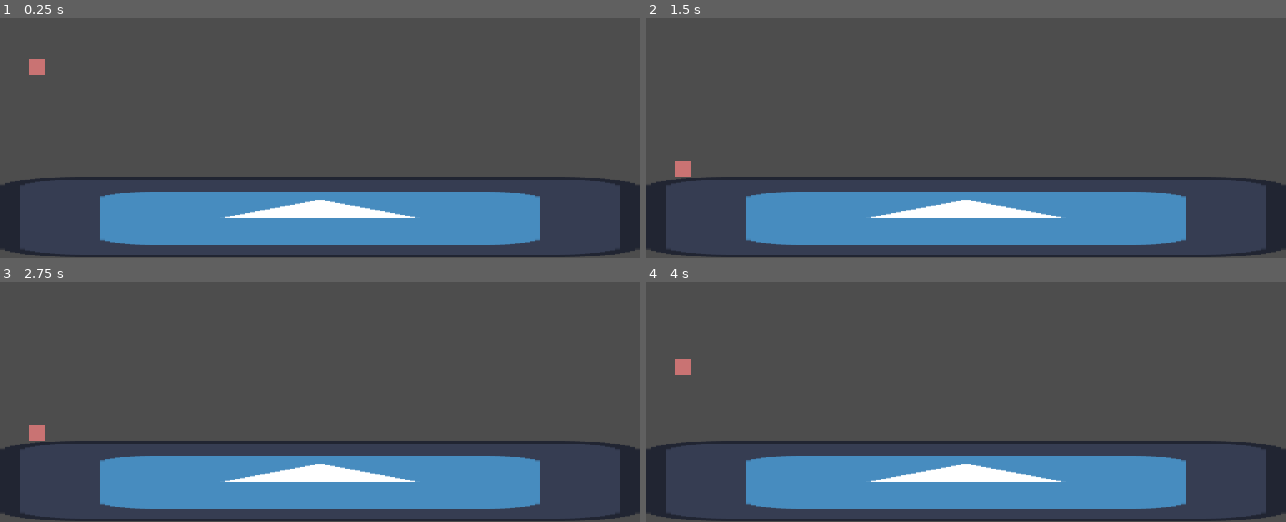
Above: before the commit, frames 1-4 (two rows, left to right).
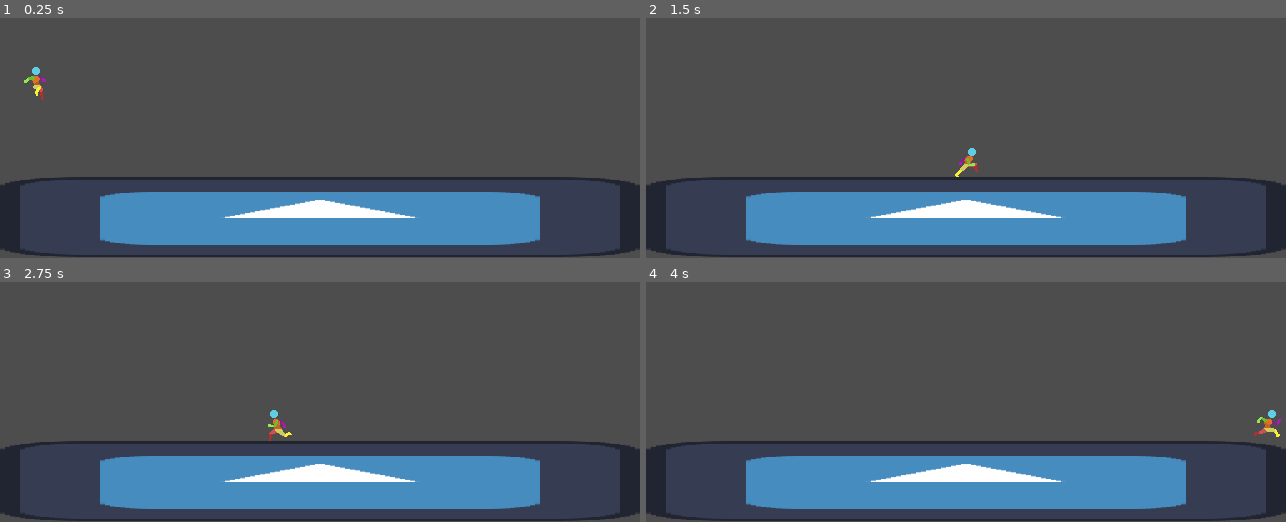
Above: after the commit, the same moments.

Repository: ben360xx/Outta-The-Box-Game-Jam
Game: Godot game, scene res://Scenes/main.tscn
Same seed, same stepped clock (60 frames per second), same inputs: the game is played once before the commit and once after it. The engine's default icon, where the game draws it, is replaced by a stand-in: a white triangle on a blue panel in a dark square.
Inputs (mouse positions are in pixels of both pictures, inside the frame that each line leads up to):
- Up to frame 1 (0.25 s): no input
- Up to frame 2 (1.5 s): tap Enter (ui_accept) at 0.5, 0.6, 0.77, 1.07, 1.35 s; move the mouse to (1106, 61) at 0.52 s; hold D (RIGHT) from 0.53 s (still down); click (1106, 61) at 0.67 s; move the mouse to (838, 97) at 1.27 s
- Up to frame 3 (2.75 s): tap Enter (ui_accept) at 1.52, 1.82, 2.1 s; move the mouse to (outside the picture) at 2.02 s; release D (RIGHT) at 2.03 s; hold A (LEFT) from 2.03 s (still down)
- Up to frame 4 (4 s): move the mouse to (934, 414) at 2.77 s; release A (LEFT) at 2.78 s; hold D (RIGHT) from 2.78 s (still down); tap Enter (ui_accept) at 2.85, 3.02, 3.32, 3.6, 3.77 s; click (934, 414) at 2.92 s; move the mouse to (1158, 397) at 3.52 s

The runs differ from the first frame. In frame 1, 0.3% of the frame differs, in the area x 3-8%, y 17-35%; in frame 2, 0.3%; in frame 3, 0.3%; in frame 4, 0.3%, in the area x 4-100%, y 32-65%.

Commit message:
PlayerImprovements
Added test guy
adjujstable gravity and things
Added scene switching

Note: bug with falling anim

Diff:
--- a/Scenes/Test.tscn
+++ b/Scenes/Test.tscn
@@ -3,90 +3,260 @@
 [ext_resource type="Texture2D" uid="uid://dgr2rrep0qv38" path="res://Assets/screen.png" id="1_ko2s7"]
 [ext_resource type="Texture2D" uid="uid://bi50apbotjkam" path="res://icon.svg" id="2_0dy5s"]
 [ext_resource type="Script" uid="uid://bllnwxyqo3hhy" path="res://Scripts/player.gd" id="3_efk68"]
-[ext_resource type="Texture2D" uid="uid://bajd1n6dro6se" path="res://Assets/Player.png" id="3_f2nln"]
+[ext_resource type="Texture2D" uid="uid://buvxdf8lwv31p" path="res://Assets/Player/Idle/Player Idle 48x48.png" id="4_mma61"]
+[ext_resource type="Texture2D" uid="uid://5m4yiiy1x5b7" path="res://Assets/Player/Jump/player jump 48x48.png" id="5_ki7sg"]
+[ext_resource type="Texture2D" uid="uid://brl5stnx8wkmk" path="res://Assets/Player/Run/player run 48x48.png" id="6_rxb08"]
+[ext_resource type="Texture2D" uid="uid://hpvyj85lm6kv" path="res://Assets/Player/Wall Slide/player wall slide 48x48.png" id="7_ki7sg"]
+[ext_resource type="Texture2D" uid="uid://ca8van7s36rjs" path="res://Assets/Player/Walk/PlayerWalk 48x48.png" id="7_kq4yt"]
 
 [sub_resource type="RectangleShape2D" id="RectangleShape2D_efk68"]
 size = Vector2(128.00003, 129.60002)
 
-[sub_resource type="AtlasTexture" id="AtlasTexture_06fis"]
-atlas = ExtResource("3_f2nln")
-region = Rect2(0, 0, 16, 16)
-
-[sub_resource type="AtlasTexture" id="AtlasTexture_mma61"]
-atlas = ExtResource("3_f2nln")
-region = Rect2(64, 0, 16, 16)
+[sub_resource type="RectangleShape2D" id="RectangleShape2D_3la1u"]
+size = Vector2(10, 24)
+
+[sub_resource type="AtlasTexture" id="AtlasTexture_kq4yt"]
+atlas = ExtResource("5_ki7sg")
+region = Rect2(48, 0, 48, 48)
 
 [sub_resource type="AtlasTexture" id="AtlasTexture_ki7sg"]
-atlas = ExtResource("3_f2nln")
-region = Rect2(80, 0, 16, 16)
+atlas = ExtResource("5_ki7sg")
+region = Rect2(96, 0, 48, 48)
+
+[sub_resource type="AtlasTexture" id="AtlasTexture_rarx8"]
+atlas = ExtResource("4_mma61")
+region = Rect2(0, 0, 48, 48)
+
+[sub_resource type="AtlasTexture" id="AtlasTexture_wjxug"]
+atlas = ExtResource("4_mma61")
+region = Rect2(48, 0, 48, 48)
+
+[sub_resource type="AtlasTexture" id="AtlasTexture_8d4ee"]
+atlas = ExtResource("4_mma61")
+region = Rect2(96, 0, 48, 48)
+
+[sub_resource type="AtlasTexture" id="AtlasTexture_3la1u"]
+atlas = ExtResource("4_mma61")
+region = Rect2(144, 0, 48, 48)
+
+[sub_resource type="AtlasTexture" id="AtlasTexture_c5xim"]
+atlas = ExtResource("4_mma61")
+region = Rect2(192, 0, 48, 48)
+
+[sub_resource type="AtlasTexture" id="AtlasTexture_b07cf"]
+atlas = ExtResource("4_mma61")
+region = Rect2(240, 0, 48, 48)
+
+[sub_resource type="AtlasTexture" id="AtlasTexture_x8mav"]
+atlas = ExtResource("4_mma61")
+region = Rect2(288, 0, 48, 48)
+
+[sub_resource type="AtlasTexture" id="AtlasTexture_07y4a"]
+atlas = ExtResource("4_mma61")
+region = Rect2(336, 0, 48, 48)
+
+[sub_resource type="AtlasTexture" id="AtlasTexture_65pw5"]
+atlas = ExtResource("4_mma61")
+region = Rect2(384, 0, 48, 48)
+
+[sub_resource type="AtlasTexture" id="AtlasTexture_vipjb"]
+atlas = ExtResource("4_mma61")
+region = Rect2(432, 0, 48, 48)
+
+[sub_resource type="AtlasTexture" id="AtlasTexture_tww1q"]
+atlas = ExtResource("5_ki7sg")
+region = Rect2(0, 0, 48, 48)
+
+[sub_resource type="AtlasTexture" id="AtlasTexture_50rxc"]
+atlas = ExtResource("6_rxb08")
+region = Rect2(0, 0, 48, 48)
+
+[sub_resource type="AtlasTexture" id="AtlasTexture_8vvoa"]
+atlas = ExtResource("6_rxb08")
+region = Rect2(48, 0, 48, 48)
+
+[sub_resource type="AtlasTexture" id="AtlasTexture_y1m18"]
+atlas = ExtResource("6_rxb08")
+region = Rect2(96, 0, 48, 48)
+
+[sub_resource type="AtlasTexture" id="AtlasTexture_ts1ib"]
+atlas = ExtResource("6_rxb08")
+region = Rect2(144, 0, 48, 48)
+
+[sub_resource type="AtlasTexture" id="AtlasTexture_khqq2"]
+atlas = ExtResource("6_rxb08")
+region = Rect2(192, 0, 48, 48)
+
+[sub_resource type="AtlasTexture" id="AtlasTexture_6lcwc"]
+atlas = ExtResource("6_rxb08")
+region = Rect2(240, 0, 48, 48)
+
+[sub_resource type="AtlasTexture" id="AtlasTexture_fc4x2"]
+atlas = ExtResource("6_rxb08")
+region = Rect2(288, 0, 48, 48)
+
+[sub_resource type="AtlasTexture" id="AtlasTexture_r3dg4"]
+atlas = ExtResource("6_rxb08")
+region = Rect2(336, 0, 48, 48)
 
 [sub_resource type="AtlasTexture" id="AtlasTexture_rxb08"]
-atlas = ExtResource("3_f2nln")
-region = Rect2(32, 0, 16, 16)
-
-[sub_resource type="AtlasTexture" id="AtlasTexture_kq4yt"]
-atlas = ExtResource("3_f2nln")
-region = Rect2(48, 0, 16, 16)
-
-[sub_resource type="AtlasTexture" id="AtlasTexture_rarx8"]
-atlas = ExtResource("3_f2nln")
-region = Rect2(0, 0, 16, 16)
-
-[sub_resource type="AtlasTexture" id="AtlasTexture_wjxug"]
-atlas = ExtResource("3_f2nln")
-region = Rect2(16, 0, 16, 16)
-
-[sub_resource type="SpriteFrames" id="SpriteFrames_8d4ee"]
+atlas = ExtResource("7_ki7sg")
+region = Rect2(0, 0, 48, 48)
+
+[sub_resource type="AtlasTexture" id="AtlasTexture_k2w6b"]
+atlas = ExtResource("7_kq4yt")
+region = Rect2(0, 0, 48, 48)
+
+[sub_resource type="AtlasTexture" id="AtlasTexture_oqyyu"]
+atlas = ExtResource("7_kq4yt")
+region = Rect2(48, 0, 48, 48)
+
+[sub_resource type="AtlasTexture" id="AtlasTexture_5nfnx"]
+atlas = ExtResource("7_kq4yt")
+region = Rect2(96, 0, 48, 48)
+
+[sub_resource type="AtlasTexture" id="AtlasTexture_j3nt6"]
+atlas = ExtResource("7_kq4yt")
+region = Rect2(144, 0, 48, 48)
+
+[sub_resource type="AtlasTexture" id="AtlasTexture_l5fjl"]
+atlas = ExtResource("7_kq4yt")
+region = Rect2(192, 0, 48, 48)
+
+[sub_resource type="AtlasTexture" id="AtlasTexture_txpnq"]
+atlas = ExtResource("7_kq4yt")
+region = Rect2(240, 0, 48, 48)
+
+[sub_resource type="AtlasTexture" id="AtlasTexture_r6o88"]
+atlas = ExtResource("7_kq4yt")
+region = Rect2(288, 0, 48, 48)
+
+[sub_resource type="AtlasTexture" id="AtlasTexture_7m7p2"]
+atlas = ExtResource("7_kq4yt")
+region = Rect2(336, 0, 48, 48)
+
+[sub_resource type="SpriteFrames" id="SpriteFrames_wfd0u"]
 animations = [{
 "frames": [{
 "duration": 1.0,
-"texture": SubResource("AtlasTexture_06fis")
-}],
-"loop": true,
-"name": &"Def",
+"texture": SubResource("AtlasTexture_kq4yt")
+}, {
+"duration": 1.0,
+"texture": SubResource("AtlasTexture_ki7sg")
+}],
+"loop": false,
+"name": &"Fall",
+"speed": 15.0
+}, {
+"frames": [{
+"duration": 1.0,
+"texture": SubResource("AtlasTexture_rarx8")
+}, {
+"duration": 1.0,
+"texture": SubResource("AtlasTexture_wjxug")
+}, {
+"duration": 1.0,
+"texture": SubResource("AtlasTexture_8d4ee")
+}, {
+"duration": 1.0,
+"texture": SubResource("AtlasTexture_3la1u")
+}, {
+"duration": 1.0,
+"texture": SubResource("AtlasTexture_c5xim")
+}, {
+"duration": 1.0,
+"texture": SubResource("AtlasTexture_b07cf")
+}, {
+"duration": 1.0,
+"texture": SubResource("AtlasTexture_x8mav")
+}, {
+"duration": 1.0,
+"texture": SubResource("AtlasTexture_07y4a")
+}, {
+"duration": 1.0,
+"texture": SubResource("AtlasTexture_65pw5")
+}, {
+"duration": 1.0,
+"texture": SubResource("AtlasTexture_vipjb")
+}],
+"loop": true,
+"name": &"Idle",
 "speed": 5.0
 }, {
-"frames": [],
-"loop": true,
-"name": &"Extra",
+"frames": [{
+"duration": 1.0,
+"texture": SubResource("AtlasTexture_tww1q")
+}],
+"loop": true,
+"name": &"Jump",
+"speed": 10.0
+}, {
+"frames": [{
+"duration": 1.0,
+"texture": SubResource("AtlasTexture_50rxc")
+}, {
+"duration": 1.0,
+"texture": SubResource("AtlasTexture_8vvoa")
+}, {
+"duration": 1.0,
+"texture": SubResource("AtlasTexture_y1m18")
+}, {
+"duration": 1.0,
+"texture": SubResource("AtlasTexture_ts1ib")
+}, {
+"duration": 1.0,
+"texture": SubResource("AtlasTexture_khqq2")
+}, {
+"duration": 1.0,
+"texture": SubResource("AtlasTexture_6lcwc")
+}, {
+"duration": 1.0,
+"texture": SubResource("AtlasTexture_fc4x2")
+}, {
+"duration": 1.0,
+"texture": SubResource("AtlasTexture_r3dg4")
+}],
+"loop": true,
+"name": &"Run",
+"speed": 15.0
+}, {
+"frames": [{
+"duration": 1.0,
+"texture": SubResource("AtlasTexture_rxb08")
+}],
+"loop": true,
+"name": &"Slide",
 "speed": 5.0
 }, {
 "frames": [{
 "duration": 1.0,
-"texture": SubResource("AtlasTexture_mma61")
-}, {
-"duration": 1.0,
-"texture": SubResource("AtlasTexture_ki7sg")
-}],
-"loop": true,
-"name": &"Fall",
-"speed": 5.0
-}, {
-"frames": [{
-"duration": 1.0,
-"texture": SubResource("AtlasTexture_rxb08")
-}, {
-"duration": 1.0,
-"texture": SubResource("AtlasTexture_kq4yt")
-}],
-"loop": true,
-"name": &"Jump",
-"speed": 5.0
-}, {
-"frames": [{
-"duration": 1.0,
-"texture": SubResource("AtlasTexture_rarx8")
-}, {
-"duration": 1.0,
-"texture": SubResource("AtlasTexture_wjxug")
+"texture": SubResource("AtlasTexture_k2w6b")
+}, {
+"duration": 1.0,
+"texture": SubResource("AtlasTexture_oqyyu")
+}, {
+"duration": 1.0,
+"texture": SubResource("AtlasTexture_5nfnx")
+}, {
+"duration": 1.0,
+"texture": SubResource("AtlasTexture_j3nt6")
+}, {
+"duration": 1.0,
+"texture": SubResource("AtlasTexture_l5fjl")
+}, {
+"duration": 1.0,
+"texture": SubResource("AtlasTexture_txpnq")
+}, {
+"duration": 1.0,
+"texture": SubResource("AtlasTexture_r6o88")
+}, {
+"duration": 1.0,
+"texture": SubResource("AtlasTexture_7m7p2")
 }],
 "loop": true,
 "name": &"Walk",
-"speed": 5.0
+"speed": 10.0
 }]
-
-[sub_resource type="RectangleShape2D" id="RectangleShape2D_3la1u"]
-size = Vector2(16, 16)
 
 [node name="Test" type="Node2D" unique_id=434172438]
 texture_filter = 1
@@ -109,11 +279,15 @@
 
 [node name="Player" type="CharacterBody2D" parent="." unique_id=1900342139]
 position = Vector2(37, 140)
+up_direction = Vector2(0, 1)
 script = ExtResource("3_efk68")
-
-[node name="AnimatedSprite2D" type="AnimatedSprite2D" parent="Player" unique_id=2078064502]
-sprite_frames = SubResource("SpriteFrames_8d4ee")
-animation = &"Def"
+fallGraV = 1.6
 
 [node name="CollisionShape2D" type="CollisionShape2D" parent="Player" unique_id=633398064]
+position = Vector2(-1, 4)
 shape = SubResource("RectangleShape2D_3la1u")
+
+[node name="Animations" type="AnimatedSprite2D" parent="Player" unique_id=2044831416]
+sprite_frames = SubResource("SpriteFrames_wfd0u")
+animation = &"Fall"
+autoplay = "Idle"
--- a/Scenes/main.tscn
+++ b/Scenes/main.tscn
@@ -6,21 +6,15 @@
 [sub_resource type="GDScript" id="GDScript_3afsx"]
 script/source = "extends Node2D
 
-var ingame: bool = false
-var money: int = 0
 var current_scene: Node = null
-var Next_scene: String = \"\"
-
-
+var Next_scene: String = \"res://Scenes/Test.tscn\"
 
 @onready var anim_player: AnimationPlayer = $\"../ColorRect/AnimationPlayer\"
 
 
-
 func _unhandled_input(event: InputEvent) -> void:
 	if event.is_action_pressed(\"reset\"):
-		if ingame:
-			reset_scene()
+		reset_scene()
 
 
 func load_scene(scene_path: String) -> void:
--- a/Scripts/player.gd
+++ b/Scripts/player.gd
@@ -1,25 +1,49 @@
 extends CharacterBody2D
 
+@export var SPEED : float = 300.0
+@export var JUMP_VELOCITY : float = 400.0
+@export var jump :bool = true
+@export var fallGraV : float = 0.3
+@export var grav : float = 1
+var FinalGrav: float
 
-const SPEED = 300.0
-const JUMP_VELOCITY = -400.0
+@onready var anim: AnimatedSprite2D = $Animations
+
+func _ready() -> void:
+	up_direction = Vector2.UP
+
+func _physics_process(delta: float) -> void:
+
+	# Gravity
+	if not is_on_floor():
+		velocity += get_gravity() * delta * FinalGrav
+
+		if velocity.y > 0:
+			FinalGrav = fallGraV
+			anim.play("Fall")
+		else:
+			FinalGrav = grav
+			anim.play("Jump")
+	if velocity.x < 0:
+		anim.flip_h = true
+	else:
+		velocity.x > 0
+		anim.flip_h = false
+
+	if Input.is_action_just_pressed("UP") and is_on_floor() and jump:
+		velocity.y = -JUMP_VELOCITY
+		print("jump")
+
+	# Horizontal movement
+	var direction := Input.get_axis("LEFT", "RIGHT")
+	if direction:
+		velocity.x = direction * SPEED
+		if is_on_floor():
+			anim.play("Run")
+	else:
+		velocity.x = move_toward(velocity.x, 0, SPEED)
+		if is_on_floor():
+			anim.play("Idle")
 
 
-func _physics_process(delta: float) -> void:
-	# Add the gravity.
-	if not is_on_floor():
-		velocity += get_gravity() * delta
-
-	# Handle jump.
-	if Input.is_action_just_pressed("ui_accept") and is_on_floor():
-		velocity.y = JUMP_VELOCITY
-
-	# Get the input direction and handle the movement/deceleration.
-	# As good practice, you should replace UI actions with custom gameplay actions.
-	var direction := Input.get_axis("ui_left", "ui_right")
-	if direction:
-		velocity.x = direction * SPEED
-	else:
-		velocity.x = move_toward(velocity.x, 0, SPEED)
-
 	move_and_slide()
Binary file removed: Assets/Player.ase
Binary file removed: Assets/Player.png
Binary file added: Assets/Player/Air Spin/player air spin 48x48.aseprite
Binary file added: Assets/Player/Air Spin/player air spin 48x48.png
Not shown, added: Assets/Player/Air Spin/player air spin 48x48.png.import
Binary file added: Assets/Player/Climb (facing back of player)/player climb-back 48x48.aseprite
Binary file added: Assets/Player/Climb (facing back of player)/player climb-back 48x48.png
Not shown, added: Assets/Player/Climb (facing back of player)/player climb-back 48x48.png.import
Binary file added: Assets/Player/Climb (facing side of player)/Player Side-Climb 48x48.aseprite
Binary file added: Assets/Player/Climb (facing side of player)/Player Side-Climb 48x48.png
Not shown, added: Assets/Player/Climb (facing side of player)/Player Side-Climb 48x48.png.import
Binary file added: Assets/Player/Climb (facing side of player)/old climb/Player Side-Climb 48x48.png
(and 127 more such lines)
